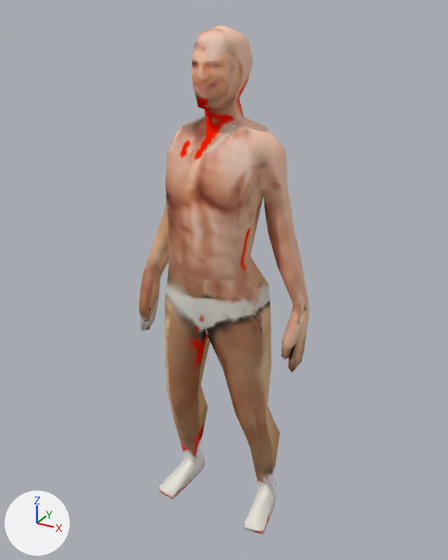
One commit to the Blender file blend/male_version2.blend: the scene before it, then after it.
Both versions are drawn from a camera (50 mm lens) standing at (95.4, -170.8, 181.1) and looking at (0.5, 1.8, 94.8). Arrows for +X, +Y and +Z are at lower left; the lights stay in place. The picture after the commit comes second.

In view in the first picture: 'man_Cube.001'.
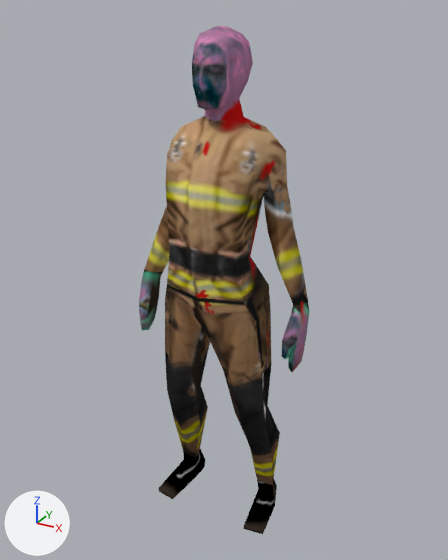
The edits, one by one:
Picture 'outfit_09.png' (img_outfit_09_png) is new.
Material 'Material.001' (mat_material_001) changes its picture from img_outfit_07_png to img_outfit_09_png.

Where the change shows, as pixel boxes (x1, y1, x2, y2) in the pictures (448 x 560 px):
'man_Cube.001', surface changed (beige to brown)
    both: (139, 26, 309, 534)
